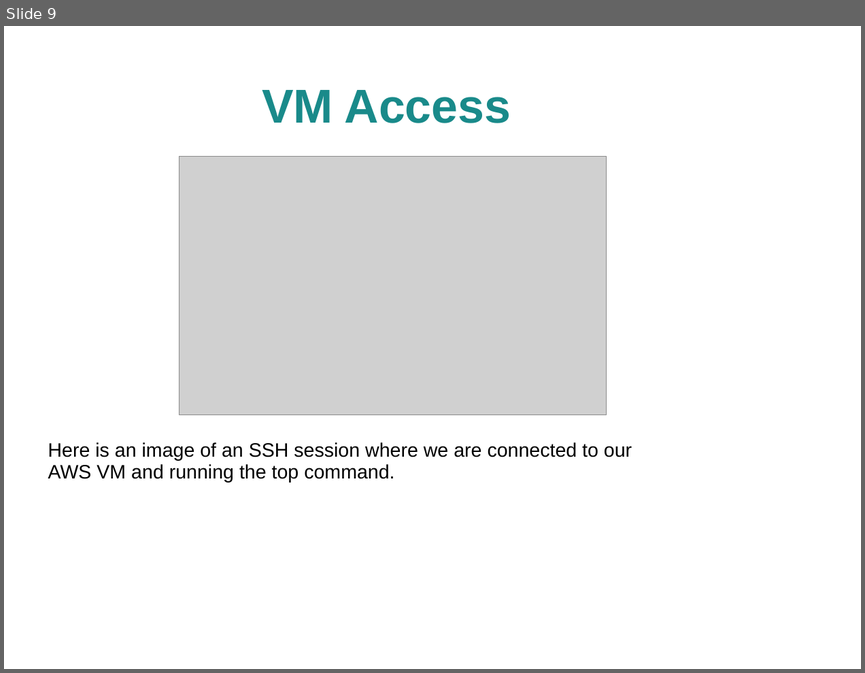
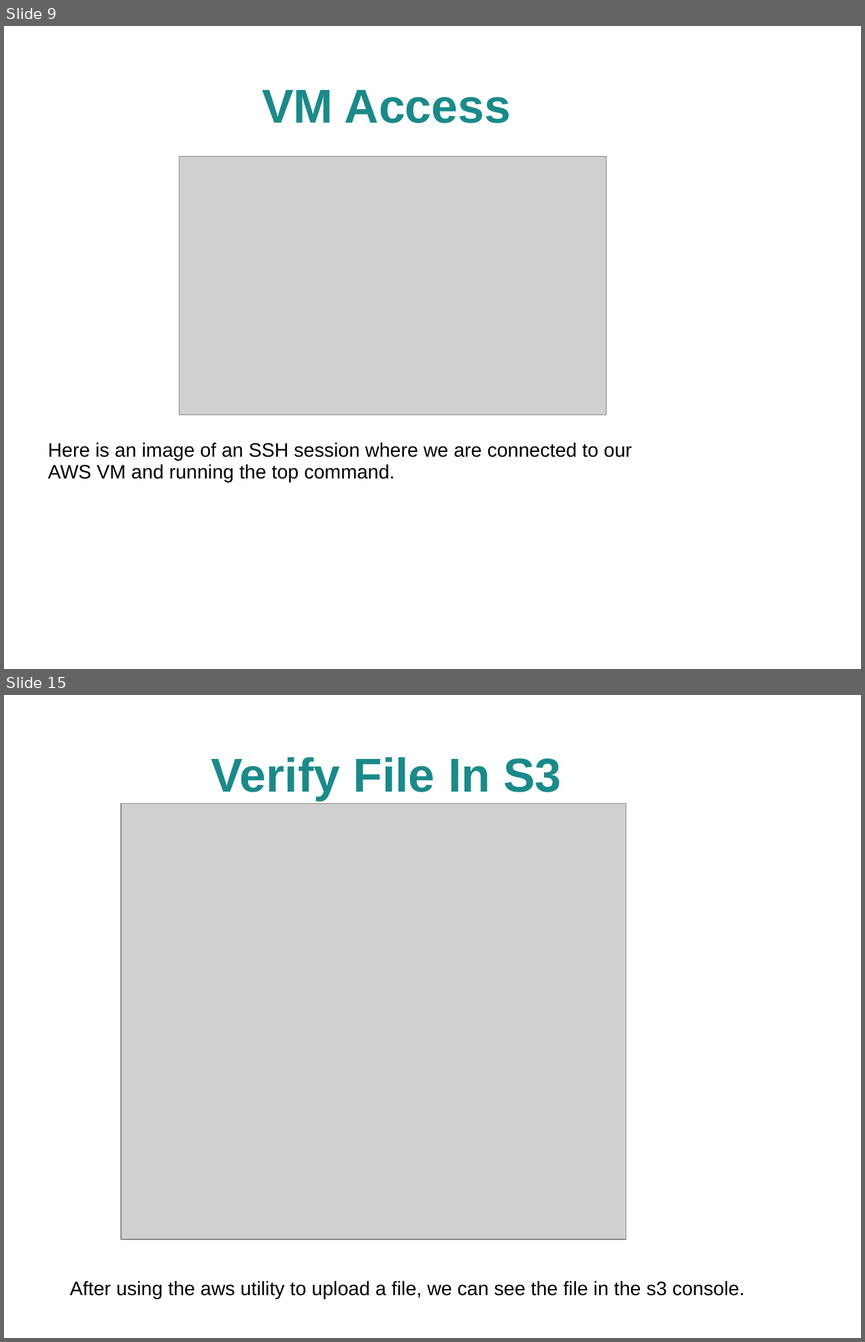
Before and after one commit to jhancock1975/cloud, a slide deck: assignment-1/assignment-1.ppt. Shown one above the other, each under a label of ours: slide 9 before the commit, slides 9 and 15 after it; the slides between them are not shown. The pictures are 865x673 and 865x1342 pixels, drawn with LibreOffice and Linux fonts; fonts in the diff are those of the drawing; grey boxes stand for pictures; background and template pictures are left out. Boxes give left, top, right and bottom in pixels: in the first picture for what was removed or moved away, otherwise in the second. Text is boxed around its words. In the diff, an @@ line names an element or a change of style, - is before the commit and + after.

```diff
--- a/assignment-1/assignment-1.ppt
+++ b/assignment-1/assignment-1.ppt
@@ slide 15 added at (4, 695, 861, 1338), background picture (left out) @@
@@ title added at (211, 757, 561, 800), 44 pt, text #198A8A, bold @@
+Verify File In S3
@@ picture added at (122, 804, 626, 1239) @@
@@ text added at (70, 1280, 745, 1299), 18 pt, text #000000 @@
+After using the aws utility to upload a file, we can see the file in the s3 console.
```
Also in this commit, not shown: 5 slides changed, 5 other slides added, 1 other file.
